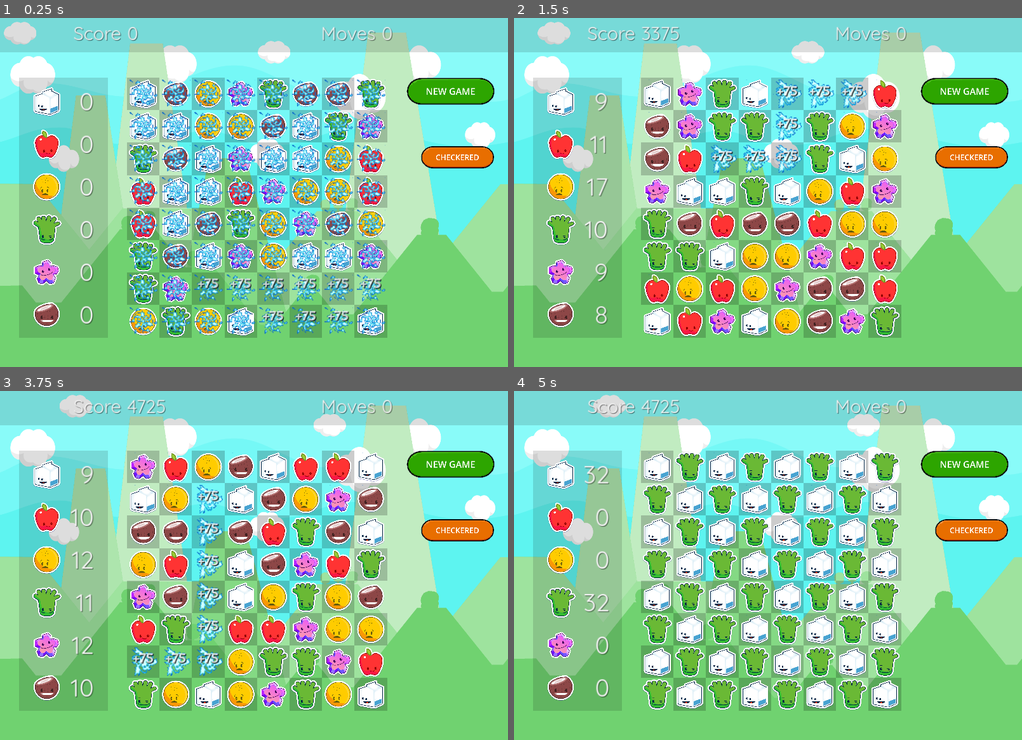
Above: before the commit, frames 1-4 (two rows, left to right).
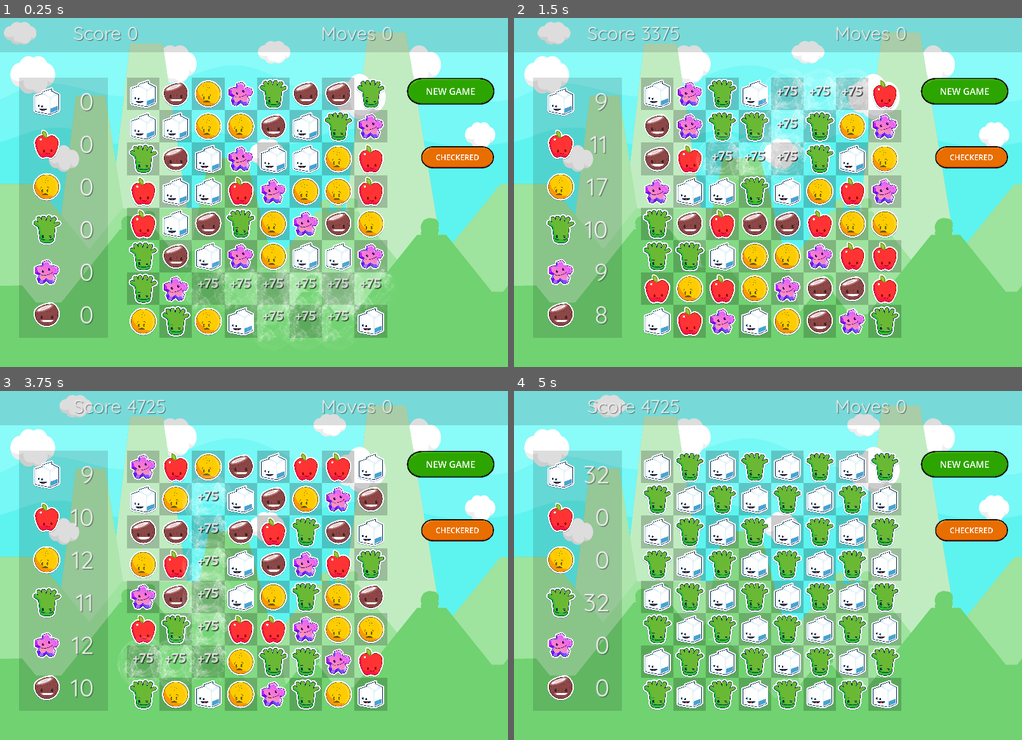
Above: after the commit, the same moments.

Repository: gitbrent/godot-match-3
Game: Godot game, scene res://game/game.tscn
The game is run twice, just before and just after one commit, with the same random seed, the same clock (stepped at 60 frames per second) and the same inputs.
Inputs:
- Up to frame 1 (0.25 s): no input
- Up to frame 2 (1.5 s): click "NEW GAME" at 0.5 s; click "NEW GAME" at 1.25 s
- Up to frame 3 (3.75 s): click "CHECKERED" at 2 s; click "CHECKERED" at 2.75 s; click "NEW GAME" at 3.5 s
- Up to frame 4 (5 s): click "CHECKERED" at 4.25 s

The runs differ from the first frame. In frame 1, 13% of the frame differs, in the area x 25-78%, y 17-93%; in frame 2, 3.1%; in frame 3, 3.7%; in frame 4, less than 0.1%.

Commit message:
added new explosion animations

Diff:
--- a/enums.gd
+++ b/enums.gd
@@ -1,7 +1,7 @@
 extends Node
 
-const APP_VER:String = "0.3.0"
-const APP_BLD:String = "20240511"
+const APP_VER:String = "0.4.0"
+const APP_BLD:String = "20240513"
 const TWEEN_TIME:float = 0.25
 const EXPLODE_DELAY:float = TWEEN_TIME*2.0
 const SRPITE_POS:Vector2 = Vector2(64,64)
--- a/game_board/GemCell.gd
+++ b/game_board/GemCell.gd
@@ -4,6 +4,8 @@
 @onready var sprite:Sprite2D = $Sprite2D
 @onready var anim_player_fx:AnimationPlayer = $AnimPlayerFx
 @onready var anim_sprite_explode:AnimatedSprite2D = $AnimSpriteExplode
+@onready var anim_burst:AnimatedSprite2D = $AnimatedBurst
+@onready var anim_burst_1:AnimatedSprite2D = $AnimatedBurst1
 @onready var debug_label_sel_num:Label = $DebugLabelSelNum
 @onready var debug_ui_panel:Panel = $DebugUIPanel
 @onready var audio_gem_explode:AudioStreamPlayer = $AudioGemExplode
@@ -101,12 +103,18 @@
 	anim_player_fx.play("new_points")
 
 	# D: explode animation (exploding sprite)
-	anim_sprite_explode.visible = true
+	#anim_sprite_explode.visible = true
 	anim_sprite_explode.play("default")
+	anim_burst.visible = true
+	anim_burst.play("default")
+	anim_burst_1.visible = true
+	anim_burst_1.play("default")
 	await get_tree().create_timer(Enums.EXPLODE_DELAY).timeout
 
 	# LAST: reset anim-player effects (after await above)
 	anim_sprite_explode.visible = false
+	anim_burst.visible = false
+	anim_burst_1.visible = false
 	anim_player_fx.stop()
 	label_points.visible = false # anim_player_fx stop/reset above unhides it
 
--- a/game_board/gem_cell.tscn
+++ b/game_board/gem_cell.tscn
@@ -1,11 +1,13 @@
-[gd_scene load_steps=27 format=3 uid="uid://clfnptdc2tu5l"]
+[gd_scene load_steps=87 format=3 uid="uid://clfnptdc2tu5l"]
 
 [ext_resource type="Script" path="res://game_board/GemCell.gd" id="1_rhspx"]
 [ext_resource type="Texture2D" uid="uid://duau66qew6757" path="res://assets/gems/characters_0001.png" id="2_33s7h"]
 [ext_resource type="Script" path="res://game_board/GemControl.gd" id="3_sh1nc"]
 [ext_resource type="Texture2D" uid="uid://dacjcttesccxk" path="res://assets/effects/explode-06.png" id="4_qqixd"]
 [ext_resource type="FontFile" uid="uid://dlhwrp5jwkrll" path="res://assets/fonts/Acme-Regular.ttf" id="5_lb5dp"]
+[ext_resource type="Texture2D" uid="uid://bbv37skakfk3w" path="res://assets/effects/Burst_3_256.png" id="5_mda3x"]
 [ext_resource type="Theme" uid="uid://hahh0mrfx2q1" path="res://themes/debug_label_theme.tres" id="6_hn3w3"]
+[ext_resource type="Texture2D" uid="uid://dfmdq1ovwwde" path="res://assets/effects/Burst_1_256.png" id="6_map25"]
 [ext_resource type="AudioStream" uid="uid://ca0jp78fn0bi1" path="res://assets/audio/bfh1_glass_breaking_02.ogg" id="7_50xdd"]
 [ext_resource type="AudioStream" uid="uid://ds53xomd2ha1b" path="res://assets/audio/Abstract2.ogg" id="8_cgn1d"]
 
@@ -206,6 +208,414 @@
 "speed": 24.0
 }]
 
+[sub_resource type="AtlasTexture" id="AtlasTexture_68l2j"]
+atlas = ExtResource("5_mda3x")
+region = Rect2(0, 0, 256, 256)
+
+[sub_resource type="AtlasTexture" id="AtlasTexture_kldo4"]
+atlas = ExtResource("5_mda3x")
+region = Rect2(256, 0, 256, 256)
+
+[sub_resource type="AtlasTexture" id="AtlasTexture_jxuln"]
+atlas = ExtResource("5_mda3x")
+region = Rect2(512, 0, 256, 256)
+
+[sub_resource type="AtlasTexture" id="AtlasTexture_a3kf6"]
+atlas = ExtResource("5_mda3x")
+region = Rect2(768, 0, 256, 256)
+
+[sub_resource type="AtlasTexture" id="AtlasTexture_fad8q"]
+atlas = ExtResource("5_mda3x")
+region = Rect2(1024, 0, 256, 256)
+
+[sub_resource type="AtlasTexture" id="AtlasTexture_30swv"]
+atlas = ExtResource("5_mda3x")
+region = Rect2(1280, 0, 256, 256)
+
+[sub_resource type="AtlasTexture" id="AtlasTexture_tgvaj"]
+atlas = ExtResource("5_mda3x")
+region = Rect2(0, 256, 256, 256)
+
+[sub_resource type="AtlasTexture" id="AtlasTexture_nrw1j"]
+atlas = ExtResource("5_mda3x")
+region = Rect2(256, 256, 256, 256)
+
+[sub_resource type="AtlasTexture" id="AtlasTexture_g6ian"]
+atlas = ExtResource("5_mda3x")
+region = Rect2(512, 256, 256, 256)
+
+[sub_resource type="AtlasTexture" id="AtlasTexture_k5iw0"]
+atlas = ExtResource("5_mda3x")
+region = Rect2(768, 256, 256, 256)
+
+[sub_resource type="AtlasTexture" id="AtlasTexture_gbkkw"]
+atlas = ExtResource("5_mda3x")
+region = Rect2(1024, 256, 256, 256)
+
+[sub_resource type="AtlasTexture" id="AtlasTexture_06tbr"]
+atlas = ExtResource("5_mda3x")
+region = Rect2(1280, 256, 256, 256)
+
+[sub_resource type="AtlasTexture" id="AtlasTexture_71a13"]
+atlas = ExtResource("5_mda3x")
+region = Rect2(0, 512, 256, 256)
+
+[sub_resource type="AtlasTexture" id="AtlasTexture_std2s"]
+atlas = ExtResource("5_mda3x")
+region = Rect2(256, 512, 256, 256)
+
+[sub_resource type="AtlasTexture" id="AtlasTexture_tps3a"]
+atlas = ExtResource("5_mda3x")
+region = Rect2(512, 512, 256, 256)
+
+[sub_resource type="AtlasTexture" id="AtlasTexture_8c74e"]
+atlas = ExtResource("5_mda3x")
+region = Rect2(768, 512, 256, 256)
+
+[sub_resource type="AtlasTexture" id="AtlasTexture_36vbm"]
+atlas = ExtResource("5_mda3x")
+region = Rect2(1024, 512, 256, 256)
+
+[sub_resource type="AtlasTexture" id="AtlasTexture_jkac2"]
+atlas = ExtResource("5_mda3x")
+region = Rect2(1280, 512, 256, 256)
+
+[sub_resource type="AtlasTexture" id="AtlasTexture_5uldx"]
+atlas = ExtResource("5_mda3x")
+region = Rect2(0, 768, 256, 256)
+
+[sub_resource type="AtlasTexture" id="AtlasTexture_wbg2u"]
+atlas = ExtResource("5_mda3x")
+region = Rect2(256, 768, 256, 256)
+
+[sub_resource type="AtlasTexture" id="AtlasTexture_3eikw"]
+atlas = ExtResource("5_mda3x")
+region = Rect2(512, 768, 256, 256)
+
+[sub_resource type="AtlasTexture" id="AtlasTexture_d5ykr"]
+atlas = ExtResource("5_mda3x")
+region = Rect2(768, 768, 256, 256)
+
+[sub_resource type="AtlasTexture" id="AtlasTexture_iyhe0"]
+atlas = ExtResource("5_mda3x")
+region = Rect2(1024, 768, 256, 256)
+
+[sub_resource type="AtlasTexture" id="AtlasTexture_ej0gc"]
+atlas = ExtResource("5_mda3x")
+region = Rect2(1280, 768, 256, 256)
+
+[sub_resource type="AtlasTexture" id="AtlasTexture_1x264"]
+atlas = ExtResource("5_mda3x")
+region = Rect2(0, 1024, 256, 256)
+
+[sub_resource type="AtlasTexture" id="AtlasTexture_fxnyy"]
+atlas = ExtResource("5_mda3x")
+region = Rect2(256, 1024, 256, 256)
+
+[sub_resource type="AtlasTexture" id="AtlasTexture_j2vko"]
+atlas = ExtResource("5_mda3x")
+region = Rect2(512, 1024, 256, 256)
+
+[sub_resource type="AtlasTexture" id="AtlasTexture_3ivtw"]
+atlas = ExtResource("5_mda3x")
+region = Rect2(768, 1024, 256, 256)
+
+[sub_resource type="AtlasTexture" id="AtlasTexture_83qno"]
+atlas = ExtResource("5_mda3x")
+region = Rect2(1024, 1024, 256, 256)
+
+[sub_resource type="AtlasTexture" id="AtlasTexture_vvxq5"]
+atlas = ExtResource("5_mda3x")
+region = Rect2(1280, 1024, 256, 256)
+
+[sub_resource type="AtlasTexture" id="AtlasTexture_fjxam"]
+atlas = ExtResource("5_mda3x")
+region = Rect2(0, 1280, 256, 256)
+
+[sub_resource type="AtlasTexture" id="AtlasTexture_he08b"]
+atlas = ExtResource("5_mda3x")
+region = Rect2(256, 1280, 256, 256)
+
+[sub_resource type="AtlasTexture" id="AtlasTexture_86ho6"]
+atlas = ExtResource("5_mda3x")
+region = Rect2(512, 1280, 256, 256)
+
+[sub_resource type="AtlasTexture" id="AtlasTexture_1fiqi"]
+atlas = ExtResource("5_mda3x")
+region = Rect2(768, 1280, 256, 256)
+
+[sub_resource type="AtlasTexture" id="AtlasTexture_ex4e6"]
+atlas = ExtResource("5_mda3x")
+region = Rect2(1024, 1280, 256, 256)
+
+[sub_resource type="AtlasTexture" id="AtlasTexture_jry8k"]
+atlas = ExtResource("5_mda3x")
+region = Rect2(1280, 1280, 256, 256)
+
+[sub_resource type="SpriteFrames" id="SpriteFrames_xf4cu"]
+animations = [{
+"frames": [{
+"duration": 1.0,
+"texture": SubResource("AtlasTexture_68l2j")
+}, {
+"duration": 1.0,
+"texture": SubResource("AtlasTexture_kldo4")
+}, {
+"duration": 1.0,
+"texture": SubResource("AtlasTexture_jxuln")
+}, {
+"duration": 1.0,
+"texture": SubResource("AtlasTexture_a3kf6")
+}, {
+"duration": 1.0,
+"texture": SubResource("AtlasTexture_fad8q")
+}, {
+"duration": 1.0,
+"texture": SubResource("AtlasTexture_30swv")
+}, {
+"duration": 1.0,
+"texture": SubResource("AtlasTexture_tgvaj")
+}, {
+"duration": 1.0,
+"texture": SubResource("AtlasTexture_nrw1j")
+}, {
+"duration": 1.0,
+"texture": SubResource("AtlasTexture_g6ian")
+}, {
+"duration": 1.0,
+"texture": SubResource("AtlasTexture_k5iw0")
+}, {
+"duration": 1.0,
+"texture": SubResource("AtlasTexture_gbkkw")
+}, {
+"duration": 1.0,
+"texture": SubResource("AtlasTexture_06tbr")
+}, {
+"duration": 1.0,
+"texture": SubResource("AtlasTexture_71a13")
+}, {
+"duration": 1.0,
+"texture": SubResource("AtlasTexture_std2s")
+}, {
+"duration": 1.0,
+"texture": SubResource("AtlasTexture_tps3a")
+}, {
+"duration": 1.0,
+"texture": SubResource("AtlasTexture_8c74e")
+}, {
+"duration": 1.0,
+"texture": SubResource("AtlasTexture_36vbm")
+}, {
+"duration": 1.0,
+"texture": SubResource("AtlasTexture_jkac2")
+}, {
+"duration": 1.0,
+"texture": SubResource("AtlasTexture_5uldx")
+}, {
+"duration": 1.0,
+"texture": SubResource("AtlasTexture_wbg2u")
+}, {
+"duration": 1.0,
+"texture": SubResource("AtlasTexture_3eikw")
+}, {
+"duration": 1.0,
+"texture": SubResource("AtlasTexture_d5ykr")
+}, {
+"duration": 1.0,
+"texture": SubResource("AtlasTexture_iyhe0")
+}, {
+"duration": 1.0,
+"texture": SubResource("AtlasTexture_ej0gc")
+}, {
+"duration": 1.0,
+"texture": SubResource("AtlasTexture_1x264")
+}, {
+"duration": 1.0,
+"texture": SubResource("AtlasTexture_fxnyy")
+}, {
+"duration": 1.0,
+"texture": SubResource("AtlasTexture_j2vko")
+}, {
+"duration": 1.0,
+"texture": SubResource("AtlasTexture_3ivtw")
+}, {
+"duration": 1.0,
+"texture": SubResource("AtlasTexture_83qno")
+}, {
+"duration": 1.0,
+"texture": SubResource("AtlasTexture_vvxq5")
+}, {
+"duration": 1.0,
+"texture": SubResource("AtlasTexture_fjxam")
+}, {
+"duration": 1.0,
+"texture": SubResource("AtlasTexture_he08b")
+}, {
+"duration": 1.0,
+"texture": SubResource("AtlasTexture_86ho6")
+}, {
+"duration": 1.0,
+"texture": SubResource("AtlasTexture_1fiqi")
+}, {
+"duration": 1.0,
+"texture": SubResource("AtlasTexture_ex4e6")
+}, {
+"duration": 1.0,
+"texture": SubResource("AtlasTexture_jry8k")
+}],
+"loop": false,
+"name": &"default",
+"speed": 72.0
+}]
+
+[sub_resource type="AtlasTexture" id="AtlasTexture_we8n6"]
+atlas = ExtResource("6_map25")
+region = Rect2(0, 0, 256, 256)
+
+[sub_resource type="AtlasTexture" id="AtlasTexture_7aysa"]
+atlas = ExtResource("6_map25")
+region = Rect2(256, 0, 256, 256)
+
+[sub_resource type="AtlasTexture" id="AtlasTexture_gmt25"]
+atlas = ExtResource("6_map25")
+region = Rect2(512, 0, 256, 256)
+
+[sub_resource type="AtlasTexture" id="AtlasTexture_ldpue"]
+atlas = ExtResource("6_map25")
+region = Rect2(768, 0, 256, 256)
+
+[sub_resource type="AtlasTexture" id="AtlasTexture_r06a1"]
+atlas = ExtResource("6_map25")
+region = Rect2(1024, 0, 256, 256)
+
+[sub_resource type="AtlasTexture" id="AtlasTexture_ex5y6"]
+atlas = ExtResource("6_map25")
+region = Rect2(0, 256, 256, 256)
+
+[sub_resource type="AtlasTexture" id="AtlasTexture_876h2"]
+atlas = ExtResource("6_map25")
+region = Rect2(256, 256, 256, 256)
+
+[sub_resource type="AtlasTexture" id="AtlasTexture_hl6m8"]
+atlas = ExtResource("6_map25")
+region = Rect2(512, 256, 256, 256)
+
+[sub_resource type="AtlasTexture" id="AtlasTexture_ndayi"]
+atlas = ExtResource("6_map25")
+region = Rect2(768, 256, 256, 256)
+
+[sub_resource type="AtlasTexture" id="AtlasTexture_0g5w3"]
+atlas = ExtResource("6_map25")
+region = Rect2(1024, 256, 256, 256)
+
+[sub_resource type="AtlasTexture" id="AtlasTexture_4agmj"]
+atlas = ExtResource("6_map25")
+region = Rect2(0, 512, 256, 256)
+
+[sub_resource type="AtlasTexture" id="AtlasTexture_ntlsa"]
+atlas = ExtResource("6_map25")
+region = Rect2(256, 512, 256, 256)
+
+[sub_resource type="AtlasTexture" id="AtlasTexture_21xpg"]
+atlas = ExtResource("6_map25")
+region = Rect2(512, 512, 256, 256)
+
+[sub_resource type="AtlasTexture" id="AtlasTexture_l7t5e"]
+atlas = ExtResource("6_map25")
+region = Rect2(768, 512, 256, 256)
+
+[sub_resource type="AtlasTexture" id="AtlasTexture_q2gyw"]
+atlas = ExtResource("6_map25")
+region = Rect2(1024, 512, 256, 256)
+
+[sub_resource type="AtlasTexture" id="AtlasTexture_wyki5"]
+atlas = ExtResource("6_map25")
+region = Rect2(0, 768, 256, 256)
+
+[sub_resource type="AtlasTexture" id="AtlasTexture_m8ej4"]
+atlas = ExtResource("6_map25")
+region = Rect2(256, 768, 256, 256)
+
+[sub_resource type="AtlasTexture" id="AtlasTexture_hvgb3"]
+atlas = ExtResource("6_map25")
+region = Rect2(512, 768, 256, 256)
+
+[sub_resource type="AtlasTexture" id="AtlasTexture_sdkp1"]
+atlas = ExtResource("6_map25")
+region = Rect2(768, 768, 256, 256)
+
+[sub_resource type="AtlasTexture" id="AtlasTexture_ksul3"]
+atlas = ExtResource("6_map25")
+region = Rect2(1024, 768, 256, 256)
+
+[sub_resource type="SpriteFrames" id="SpriteFrames_qoful"]
+animations = [{
+"frames": [{
+"duration": 1.0,
+"texture": SubResource("AtlasTexture_we8n6")
+}, {
+"duration": 1.0,
+"texture": SubResource("AtlasTexture_7aysa")
+}, {
+"duration": 1.0,
+"texture": SubResource("AtlasTexture_gmt25")
+}, {
+"duration": 1.0,
+"texture": SubResource("AtlasTexture_ldpue")
+}, {
+"duration": 1.0,
+"texture": SubResource("AtlasTexture_r06a1")
+}, {
+"duration": 1.0,
+"texture": SubResource("AtlasTexture_ex5y6")
+}, {
+"duration": 1.0,
+"texture": SubResource("AtlasTexture_876h2")
+}, {
+"duration": 1.0,
+"texture": SubResource("AtlasTexture_hl6m8")
+}, {
+"duration": 1.0,
+"texture": SubResource("AtlasTexture_ndayi")
+}, {
+"duration": 1.0,
+"texture": SubResource("AtlasTexture_0g5w3")
+}, {
+"duration": 1.0,
+"texture": SubResource("AtlasTexture_4agmj")
+}, {
+"duration": 1.0,
+"texture": SubResource("AtlasTexture_ntlsa")
+}, {
+"duration": 1.0,
+"texture": SubResource("AtlasTexture_21xpg")
+}, {
+"duration": 1.0,
+"texture": SubResource("AtlasTexture_l7t5e")
+}, {
+"duration": 1.0,
+"texture": SubResource("AtlasTexture_q2gyw")
+}, {
+"duration": 1.0,
+"texture": SubResource("AtlasTexture_wyki5")
+}, {
+"duration": 1.0,
+"texture": SubResource("AtlasTexture_m8ej4")
+}, {
+"duration": 1.0,
+"texture": SubResource("AtlasTexture_hvgb3")
+}, {
+"duration": 1.0,
+"texture": SubResource("AtlasTexture_sdkp1")
+}, {
+"duration": 1.0,
+"texture": SubResource("AtlasTexture_ksul3")
+}],
+"loop": true,
+"name": &"default",
+"speed": 40.0
+}]
+
 [node name="GemCell" type="Control"]
 custom_minimum_size = Vector2(128, 128)
 layout_mode = 3
@@ -244,12 +654,25 @@
 }
 
 [node name="AnimSpriteExplode" type="AnimatedSprite2D" parent="."]
+visible = false
 position = Vector2(65, 64)
 scale = Vector2(3.5, 3.5)
 sprite_frames = SubResource("SpriteFrames_tvpu7")
 autoplay = "default"
 frame = 11
 frame_progress = 1.0
+
+[node name="AnimatedBurst" type="AnimatedSprite2D" parent="."]
+visible = false
+scale = Vector2(2, 2)
+sprite_frames = SubResource("SpriteFrames_xf4cu")
+offset = Vector2(32, 32)
+
+[node name="AnimatedBurst1" type="AnimatedSprite2D" parent="."]
+visible = false
+scale = Vector2(2, 2)
+sprite_frames = SubResource("SpriteFrames_qoful")
+offset = Vector2(32, 32)
 
 [node name="DebugLabelSelNum" type="Label" parent="."]
 visible = false
Binary file added: assets/effects/Burst_1_256.png
Not shown, added: assets/effects/Burst_1_256.png.import
Binary file added: assets/effects/Burst_3_128.png
Not shown, added: assets/effects/Burst_3_128.png.import
Binary file added: assets/effects/Burst_3_256.png
Not shown, added: assets/effects/Burst_3_256.png.import
